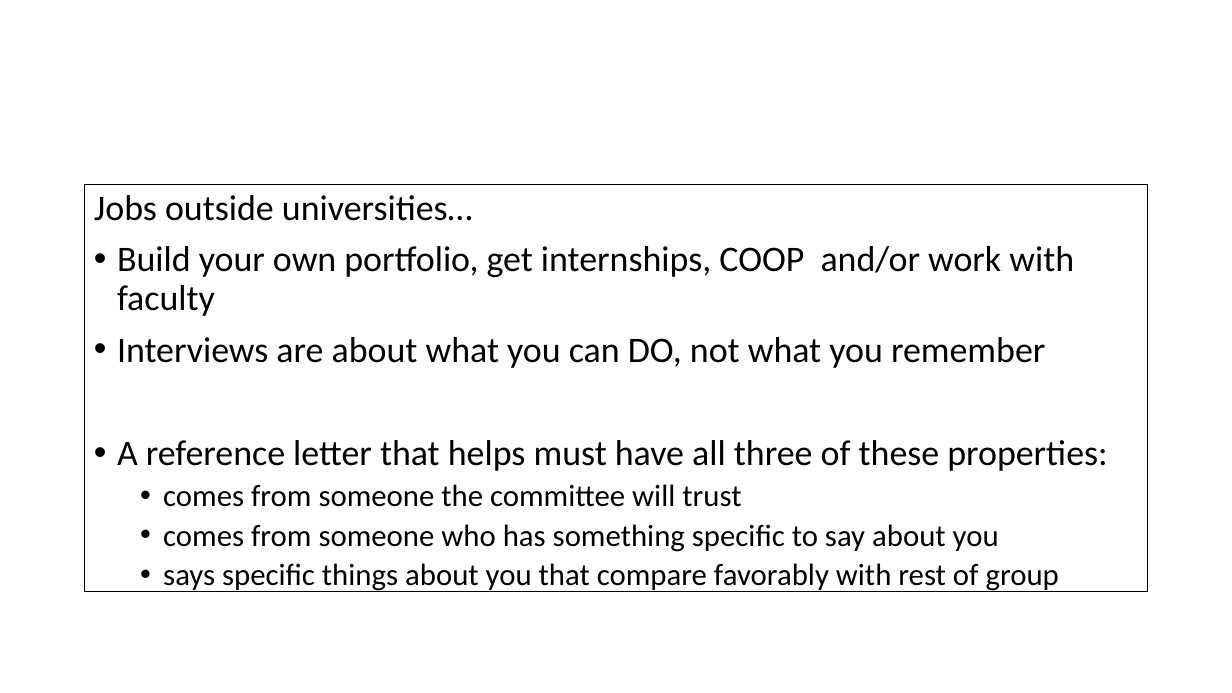
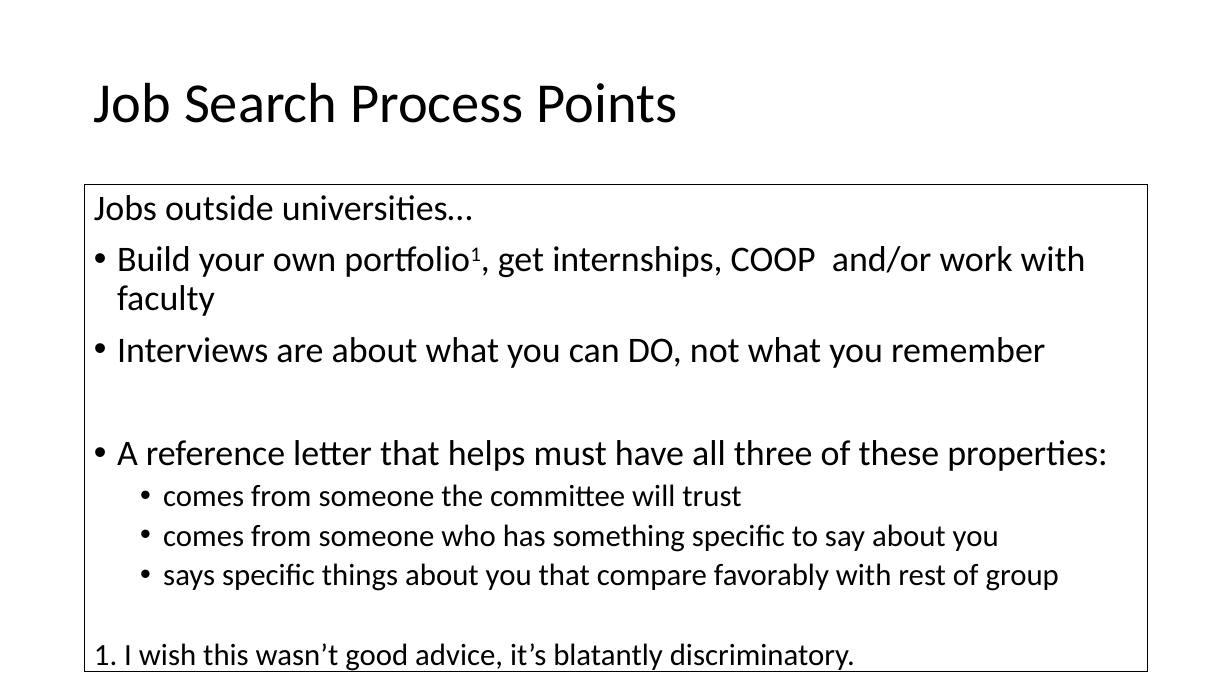
Before and after one commit to GregorKiczales/spd-materials, a slide deck: slide 18 of instructor/l23/lec23-wrap.pptx. Drawn at 1232x693 pixels with LibreOffice and Linux fonts; fonts in the diff are those of the drawing. Boxes give left, top, right and bottom in pixels: in the first picture for what was removed or moved away, otherwise in the second. Text is boxed around its words. In the diff, an @@ line names an element or a change of style, - is before the commit and + after.

```diff
--- a/instructor/l23/lec23-wrap.pptx
+++ b/instructor/l23/lec23-wrap.pptx
@@ title added at [94,82,678,123], 44 pt, text #000000 @@
+Job Search Process Points
@@ text "Jobs outside universities…": place and size @@
-text "Jobs outside universities…" at [85,185,1148,602]
+text "Jobs outside universities…" at [85,185,1148,681]
@@ text at [117,246,1086,316]: text changed @@
-• Build your own portfolio, get internships, COOP and/or work with faculty
+• Build your own portfolio1, get internships, COOP and/or work with faculty
@@ text at [94,643,855,672]: paragraph added @@
+1. I wish this wasn’t good advice, it’s blatantly discriminatory.
```
Also in this commit, not shown: 1 other slide changed, 6 slides added, 4 slides removed, 14 other files.
